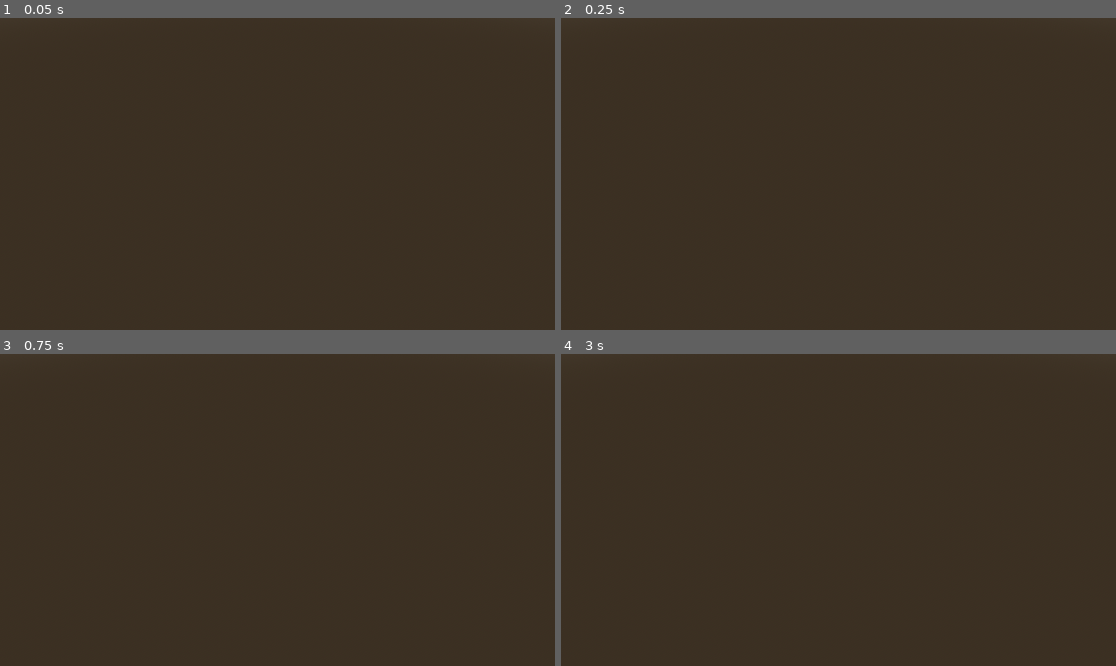
Above: before the commit, frames 1-4 (two rows, left to right).
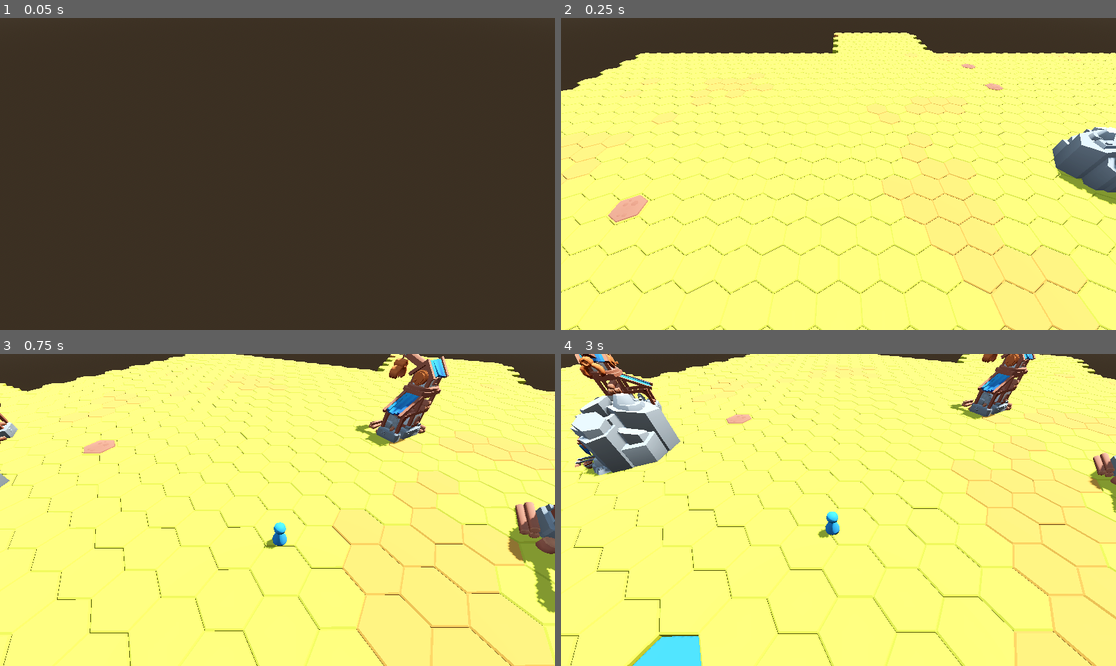
Above: after the commit, the same moments.

Repository: torbenvanassche/hexes_and_alchemy
Game: Godot game, scene res://scenes/root.tscn
The game is run twice, just before and just after one commit, with the same random seed, the same clock (stepped at 60 frames per second) and the same inputs.
Inputs (mouse positions are in pixels of both pictures, inside the frame that each line leads up to):
- Up to frame 1 (0.05 s): no input
- Up to frame 2 (0.25 s): no input
- Up to frame 3 (0.75 s): tap Enter at 0.5 s; move the mouse to (399, 494) at 0.52 s; hold S (camera_pan_backward) from 0.53 s (still down); click (399, 494) at 0.67 s
- Up to frame 4 (3 s): release S (camera_pan_backward) at 1.25 s; drag from (727, 525) to (810, 572) at 1.27 s; move the mouse to (894, 441) at 2.02 s; hold A (camera_pan_left) 2.03-2.75 s; click (894, 441) at 2.17 s; drag from (810, 572) to (672, 463) at 2.77 s

Frame 1 is identical in both runs. In frame 2, 89% of the frame differs, in the area x 0-100%, y 4-100%; in frame 3, 96%; in frame 4, 97%, in the area x 0-100%, y 0-100%.
Error before the commit: Invalid call. Nonexistent function 'queue' in base 'Nil'. (res://scripts/hex_system/base/hex_grid.gd:168)

Commit message:
runtime loading fixes, hexgrid manipulation

Diff:
--- a/resources/region_info/mineshaft.tres
+++ b/resources/region_info/mineshaft.tres
@@ -1,9 +1,13 @@
 [gd_resource type="Resource" script_class="RegionInfo" format=3 uid="uid://dwrkqdwamk3tl"]
 
 [ext_resource type="Script" uid="uid://dt4im1k7j4jn" path="res://scripts/hex_system/base/hex_info.gd" id="1_r03tl"]
+[ext_resource type="Resource" uid="uid://betpu2iylw1qy" path="res://resources/scene_info/hex/hex_simple.tres" id="2_xk32j"]
 [ext_resource type="Script" uid="uid://m31o3kdm652g" path="res://scripts/hex_system/base/region_info.gd" id="2_y82xm"]
 [ext_resource type="Script" uid="uid://btydeamnhd6x" path="res://scripts/structures/structure_info.gd" id="3_xk32j"]
 
 [resource]
 script = ExtResource("2_y82xm")
+scene_multipliers = Dictionary[ExtResource("1_r03tl"), float]({
+ExtResource("2_xk32j"): 1.0
+})
 metadata/_custom_type_script = "uid://m31o3kdm652g"
--- a/scenes/mines.tscn
+++ b/scenes/mines.tscn
@@ -7,5 +7,6 @@
 [node name="mines" type="Node3D" unique_id=150166398]
 script = ExtResource("1_aqnyu")
 chunk_radius = 0
+grid_name = "mine_instance"
 custom_regions = Array[ExtResource("2_nxsip")]([ExtResource("3_fxsa3")])
 use_global_regions = false
--- a/scripts/game_manager.gd
+++ b/scripts/game_manager.gd
@@ -4,9 +4,6 @@
 
 var spring_arm_camera: SpringArmFollowCamera;
 var player_instance: PlayerController;
-
-var grid_storage: Dictionary[String, HexGrid];
-var hex_grid: HexGrid;
 
 var move_player: bool = true;
 var is_paused: bool = false;
--- a/scripts/hex_system/base/hex_base.gd
+++ b/scripts/hex_system/base/hex_base.gd
@@ -36,7 +36,7 @@
 	return scene_info && scene_info.is_walkable;
 
 func set_structure(s: StructureInfo) -> void:
-	var required_tiles = Manager.instance.hex_grid.get_tiles_in_radius(cube_id, s.required_space_radius);
+	var required_tiles = SceneManager.hex_grid.get_tiles_in_radius(cube_id, s.required_space_radius);
 	required_tiles.all(func(f: HexBase) -> void: f.can_generate = false);
 	required_tiles = required_tiles.filter(func(f: HexBase) -> bool: return not f.is_walkable());
 	s.queue(_on_structure_loaded.bind(required_tiles));
@@ -48,5 +48,5 @@
 	_ready();
 
 	for t in required_tiles:
-		Manager.instance.hex_grid.replace(t, scene_info.get_instance(), region);
+		SceneManager.hex_grid.replace(t, scene_info.get_instance(), region);
 	apply_region(region)
--- a/scripts/hex_system/base/hex_grid.gd
+++ b/scripts/hex_system/base/hex_grid.gd
@@ -6,7 +6,7 @@
 
 ##The radius for initial chunk generation, more can be generated on demand
 @export var chunk_radius: int = 3;
-@export var grid_id: String;
+@export var grid_name: String;
 @export var set_grid_as_active: bool = false;
 var initial_generation: bool = true;
 
@@ -46,9 +46,9 @@
 		if not region_options.has(region):
 			region_options.append(region);
 
-	Manager.instance.grid_storage[grid_id] = self;
-	if set_grid_as_active:
-		Manager.instance.hex_grid = self;
+	SceneManager.add_hex_grid(grid_name, self);
+	if not SceneManager.hex_grid:
+		SceneManager.hex_grid = self;
 
 	map_ready.connect(_on_map_ready)
 	for cy in range(-chunk_radius, chunk_radius + 1):
@@ -165,7 +165,7 @@
 	for gy in range(start_y, start_y + chunk.CHUNK_HEIGHT):
 		for gx in range(start_x, start_x + chunk.CHUNK_WIDTH):
 			var grid_id := Vector2i(gx, gy)
-			DataManager.instance.pick_scene(gx, gy, custom_regions).queue(
+			DataManager.instance.pick_scene(gx, gy, region_options).queue(
 				func(sI: SceneInfo) -> void:
 					var instance = sI.get_instance();
 					instance.scene_info = sI;
--- a/scripts/player.gd
+++ b/scripts/player.gd
@@ -48,8 +48,8 @@
 		target_velocity *= dash_modifier;
 
 	if move_dir.length() > 0.01:
-		var probe_pos := global_position + move_dir.normalized() * Manager.instance.hex_grid.RADIUS_IN * 0.5
-		var hex := Manager.instance.hex_grid.get_hex_at_world_position(probe_pos)
+		var probe_pos := global_position + move_dir.normalized() * SceneManager.hex_grid.RADIUS_IN * 0.5
+		var hex := SceneManager.hex_grid.get_hex_at_world_position(probe_pos)
 
 		if hex == null or not hex.is_walkable(self):
 			velocity = Vector3.ZERO
--- a/scripts/resource_manager.gd
+++ b/scripts/resource_manager.gd
@@ -50,6 +50,7 @@
 func pick_scene(x: int, y: int, region_options: Array[RegionInfo] = regions) -> HexInfo:
 	var region := get_region_for(x, y, region_options)
 	if region == null:
+		Debug.message("No region found for scene")
 		return null
 
 	var total_weight := 0.0
@@ -69,6 +70,7 @@
 		valid_scenes.append(info)
 
 	if total_weight <= 0.0:
+		Debug.message("Total weight was <= 0")
 		return null
 
 	var r := randf() * total_weight
--- a/scripts/scene_manager/scene_manager.gd
+++ b/scripts/scene_manager/scene_manager.gd
@@ -2,6 +2,9 @@
 
 var scene_stack: Array[SceneInfo] = [];
 var scene_cache: SceneCache;
+
+var grid_storage: Dictionary[String, HexGrid];
+var hex_grid: HexGrid;
 
 @onready var root: Node3D = $"../game/scene_controller";
 @onready var _ui_container: CanvasLayer = $"../game/game_ui";
@@ -22,6 +25,15 @@
 func _init() -> void:
 	scene_cache = SceneCache.new()
 	process_mode = Node.PROCESS_MODE_ALWAYS;
+
+func add_hex_grid(hex_name: String, grid: HexGrid) -> void:
+	grid_storage[hex_name] = grid;
+
+func set_active_grid(hex_name: String) -> void:
+	hex_grid = grid_storage[hex_name];
+
+func remove_hex_grid(hex_name: String) -> void:
+	grid_storage.erase(hex_name)
 
 func get_or_create_scene(scene_name: String, scene_config: SceneConfig = SceneConfig.new()) -> SceneInfo:
 	var previous_scene_info: SceneInfo = null;
@@ -97,6 +109,9 @@
 	add(scene_info);
 	set_active_scene(scene_info);
 
+	if scene_info.is_unique && scene_info.get_instance() is HexGrid:
+		set_active_grid((scene_info.get_instance() as HexGrid).grid_name)
+
 func add(n: SceneInfo, allow_multiple: bool = false, is_visible: bool = true, add_to_stack: bool = true) -> Node:
 	var instance_count := scene_stack.count(n);
 	if instance_count >= 1 && not allow_multiple:
